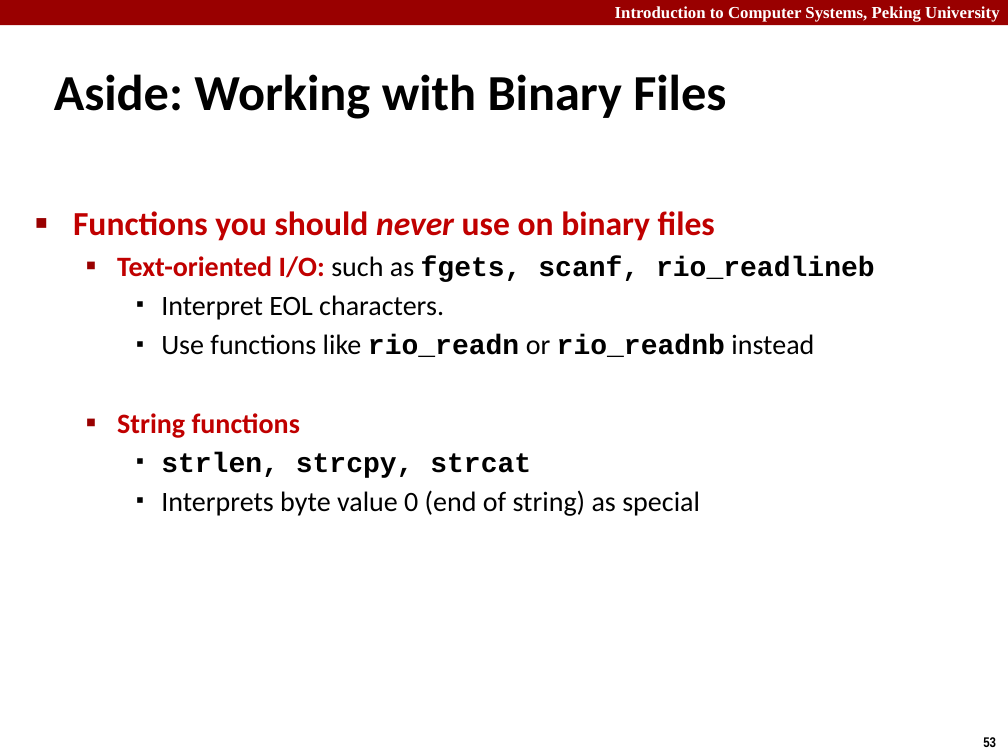
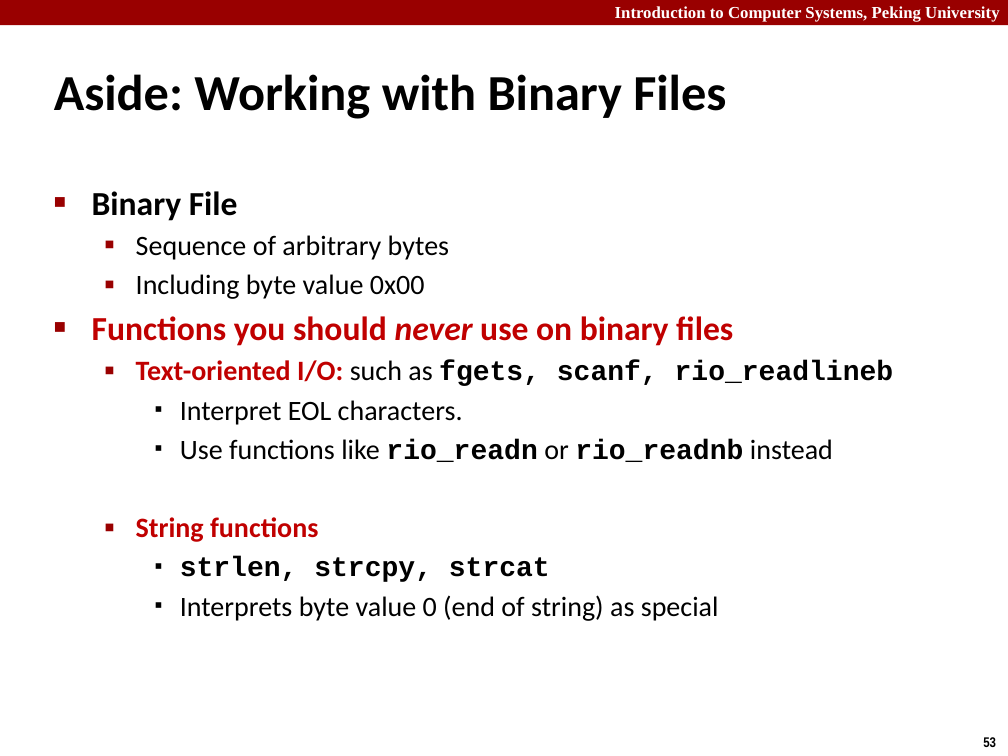
Before and after one commit to caodg/ics, a slide deck: slide 53 of slides/B04-SysIO.pptx. Drawn at 1008x756 pixels with LibreOffice and Linux fonts; fonts in the diff are those of the drawing. Boxes give left, top, right and bottom in pixels: in the first picture for what was removed or moved away, otherwise in the second. Text is boxed around its words. In the diff, an @@ line names an element or a change of style, - is before the commit and + after.

```diff
--- a/slides/B04-SysIO.pptx
+++ b/slides/B04-SysIO.pptx
@@ text "Binary File": place and size @@
-text "Binary File" at box(73, 211, 875, 516)
+text "Binary File" at box(92, 191, 894, 621)
@@ text at box(92, 191, 449, 299): paragraphs added @@
+■ Binary File
+  ▪ Sequence of arbitrary bytes
+  ▪ Including byte value 0x00
```
Also in this commit, not shown: 3 other slides changed, 3 slides added, 2 other files.
